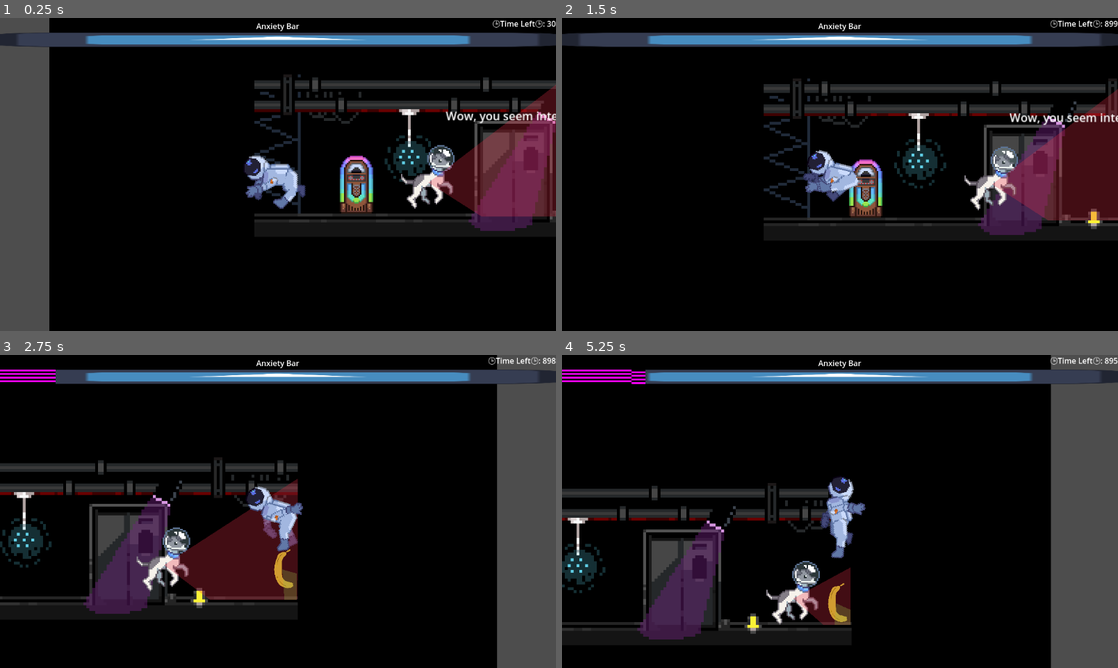
Above: before the commit, frames 1-4 (two rows, left to right).
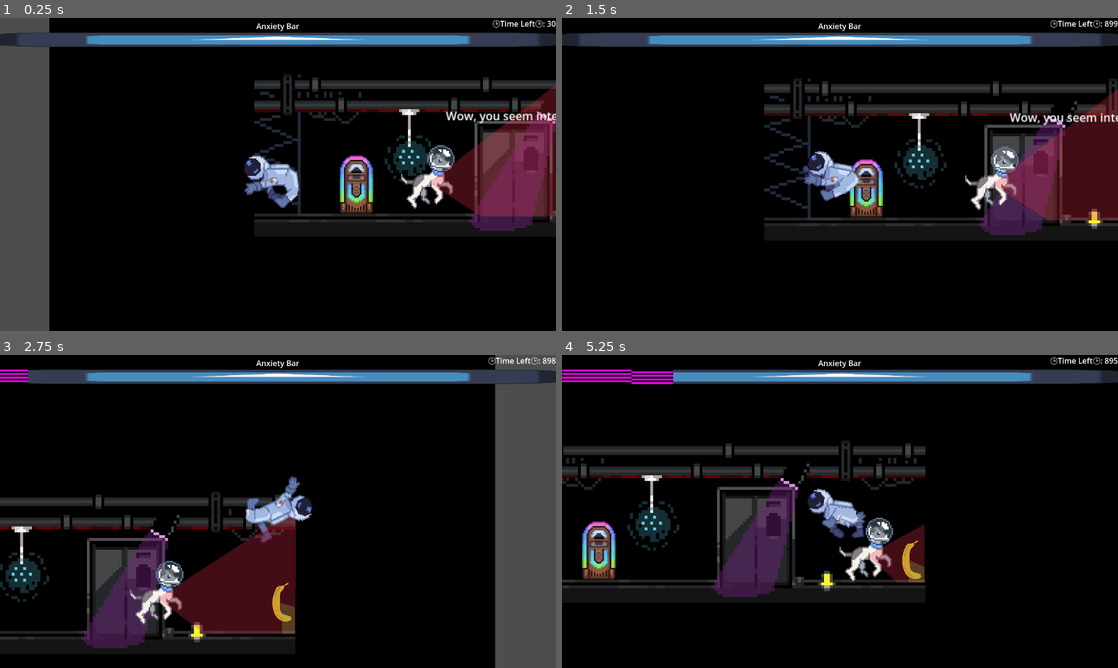
Above: after the commit, the same moments.

Repository: PiotrusWatson/last_party
Game: Godot game, scene res://worlds/piotrus_scene.tscn
The game is run twice, just before and just after one commit, with the same random seed, the same clock (stepped at 60 frames per second) and the same inputs. The engine's default icon, where the game draws it, is replaced by a stand-in: a white triangle on a blue panel in a dark square.
Inputs (mouse positions are in pixels of both pictures, inside the frame that each line leads up to):
- Up to frame 1 (0.25 s): no input
- Up to frame 2 (1.5 s): move the mouse to (962, 158) at 0.52 s; press the mouse at (962, 158) at 0.53 s; move the mouse to (728, 190) at 1.27 s; release the mouse at (728, 190) at 1.28 s; click (728, 190) at 1.35 s
- Up to frame 3 (2.75 s): move the mouse to (333, 442) at 2.02 s; press the mouse at (333, 442) at 2.03 s
- Up to frame 4 (5.25 s): move the mouse to (812, 574) at 2.77 s; release the mouse at (812, 574) at 2.78 s; click (812, 574) at 2.85 s; move the mouse to (1006, 558) at 3.52 s; press the mouse at (1006, 558) at 3.53 s; move the mouse to (673, 464) at 4.27 s; release the mouse at (673, 464) at 4.28 s; click (673, 464) at 4.35 s; move the mouse to (867, 511) at 5.02 s; press the mouse at (867, 511) at 5.03 s

The runs differ from the first frame. In frame 1, 0.4% of the frame differs, in the area x 44-83%, y 44-62%; in frame 2, 1.8%; in frame 3, 19%; in frame 4, 35%, in the area x 0-100%, y 0-100%.

Commit message:
fiddled with limb settings badly

Diff:
--- a/prefabs/player/body_parts/left_arm.tscn
+++ b/prefabs/player/body_parts/left_arm.tscn
@@ -9,8 +9,8 @@
 height = 12.7692
 
 [node name="LeftArm" type="RigidBody2D"]
-collision_layer = 16
-collision_mask = 16
+collision_layer = 0
+collision_mask = 0
 mass = 0.01
 script = ExtResource("1_l0l6u")
 force = 0.001
@@ -25,8 +25,8 @@
 
 [node name="Hand" parent="." instance=ExtResource("2_q3ljb")]
 position = Vector2(-6.89, 4.07)
-collision_layer = 16
-collision_mask = 16
+collision_layer = 0
+collision_mask = 0
 
 [node name="PinJoint2D" type="PinJoint2D" parent="."]
 position = Vector2(-3, 3)
--- a/prefabs/player/body_parts/left_leg.tscn
+++ b/prefabs/player/body_parts/left_leg.tscn
@@ -8,6 +8,7 @@
 height = 14.2363
 
 [node name="LeftLeg" type="RigidBody2D"]
+collision_layer = 0
 mass = 0.01
 
 [node name="Sprite2D" type="Sprite2D" parent="."]
@@ -21,6 +22,8 @@
 
 [node name="LeftLegLower" parent="." instance=ExtResource("2_yruof")]
 position = Vector2(7, 1)
+collision_layer = 0
+collision_mask = 0
 
 [node name="PinJoint2D" type="PinJoint2D" parent="."]
 position = Vector2(3, 4)
--- a/prefabs/player/body_parts/limb_mover.gd
+++ b/prefabs/player/body_parts/limb_mover.gd
@@ -6,7 +6,6 @@
 func _ready() -> void:
 	pass # Replace with function body.
 
-
 # Called every frame. 'delta' is the elapsed time since the previous frame.
 func _process(delta: float) -> void:
 	pass
--- a/prefabs/player/body_parts/right_arm.tscn
+++ b/prefabs/player/body_parts/right_arm.tscn
@@ -8,6 +8,8 @@
 height = 8.24581
 
 [node name="RightArm" type="RigidBody2D"]
+collision_layer = 0
+collision_mask = 0
 mass = 0.01
 
 [node name="Sprite2D" type="Sprite2D" parent="."]
@@ -26,3 +28,5 @@
 
 [node name="RightArmLower" parent="." instance=ExtResource("2_wpyop")]
 position = Vector2(-9.1, 1.375)
+collision_layer = 0
+collision_mask = 0
